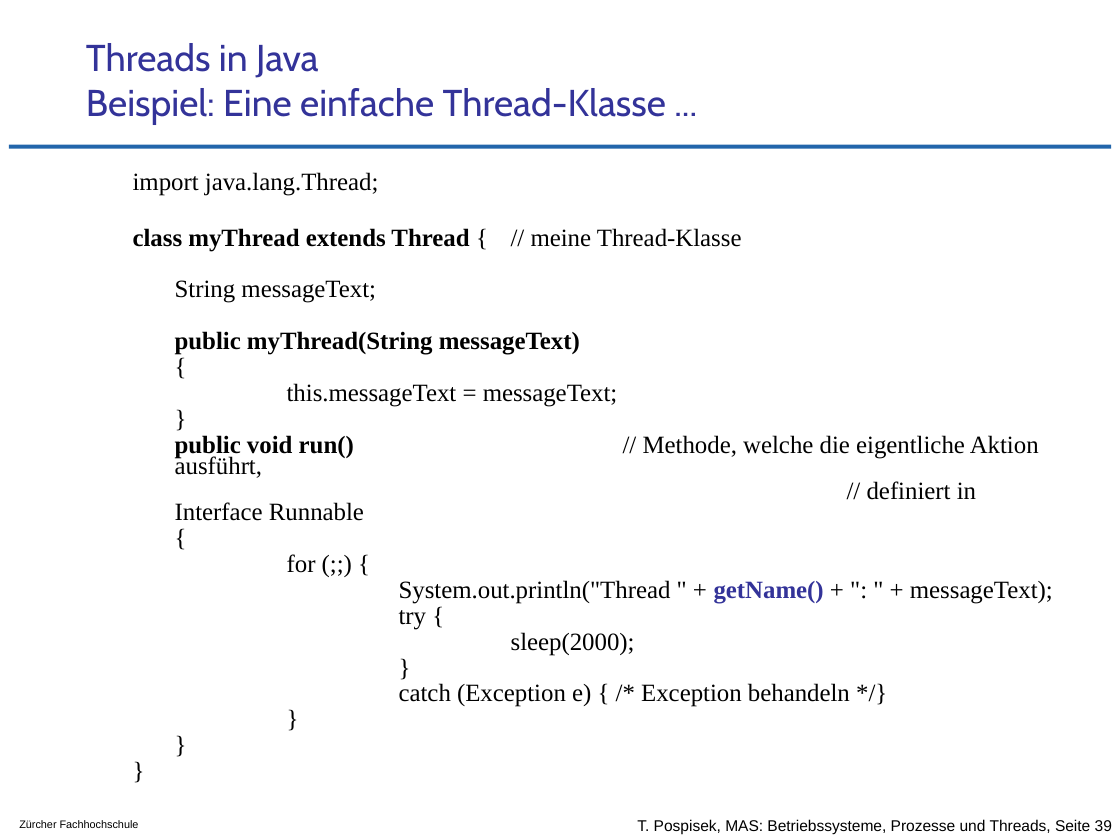
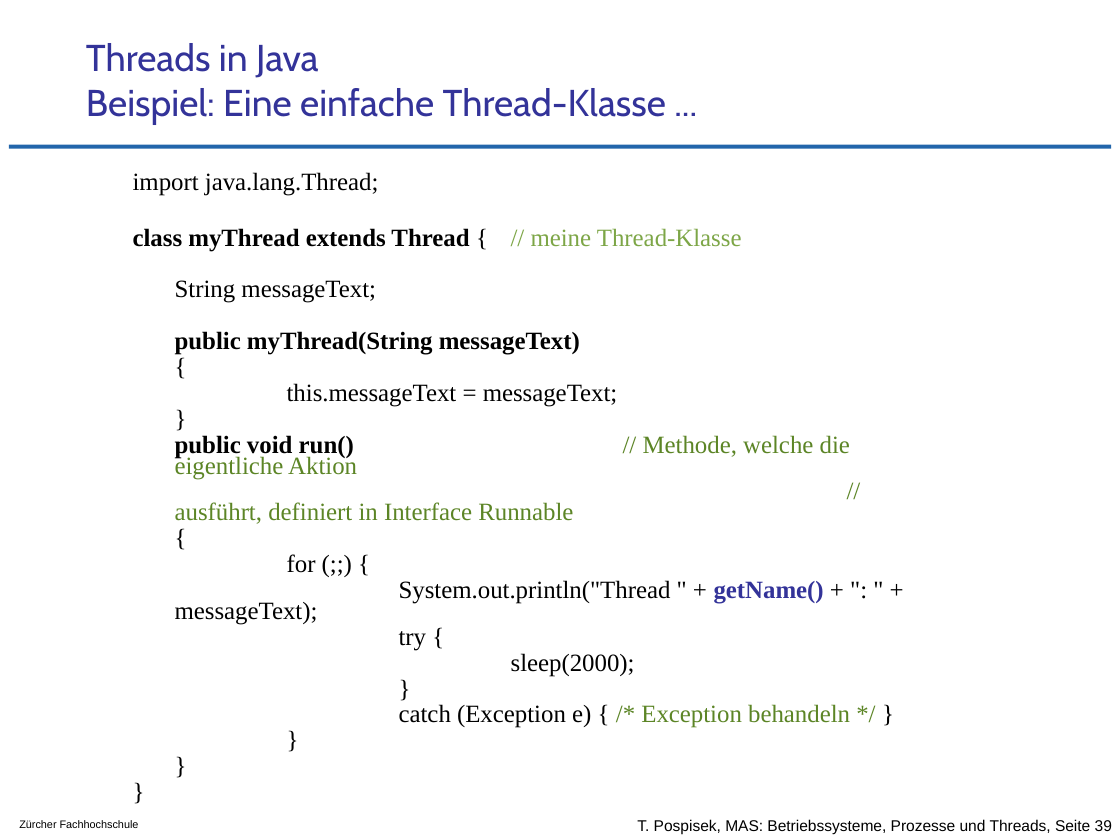
Before and after one commit to tpo/betriebssysteme, a slide deck: slide 39 of 05-2_Prozesse_und_Threads.odp. Drawn at 1120x840 pixels with LibreOffice and Linux fonts; fonts in the diff are those of the drawing; background and template pictures are left out. Boxes give left, top, right and bottom in pixels: in the first picture for what was removed or moved away, otherwise in the second. Text is boxed around its words. In the diff, an @@ line names an element or a change of style, - is before the commit and + after.

```diff
--- a/05-2_Prozesse_und_Threads.odp
+++ b/05-2_Prozesse_und_Threads.odp
@@ rectangle "import java.lang.Thread;": place and size @@
-rectangle "import java.lang.Thread;" at bbox=[121, 168, 1066, 737]
+rectangle "import java.lang.Thread;" at bbox=[121, 168, 961, 737]
@@ text in rectangle at bbox=[133, 228, 742, 252]: text colour #000000 to #7DA647 in "// meine Thread-Klasse" @@
@@ text in rectangle at bbox=[175, 435, 850, 524]: text changed; text colour #000000 to #5C8526 @@
-public void run() // Methode, welche die eigentliche Aktion ausführt,
-// definiert in Interface Runnable
+public void run() // Methode, welche die eigentliche Aktion
+// ausführt, definiert in Interface Runnable
@@ text in rectangle at bbox=[399, 704, 850, 728]: text changed; text colour #000000 to #5C8526 @@
-catch (Exception e) { /* Exception behandeln */}
+catch (Exception e) { /* Exception behandeln */ }
```
Also in this commit, not shown: 8 other slides changed, 9 other files.
